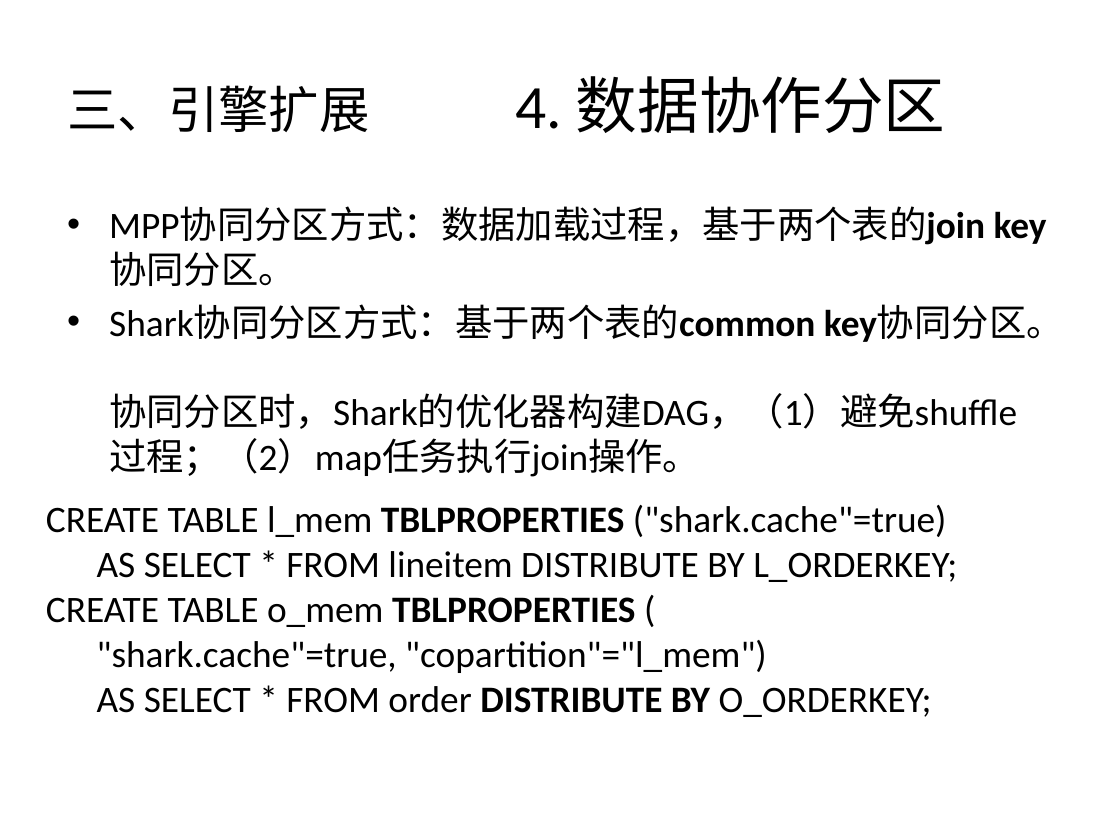
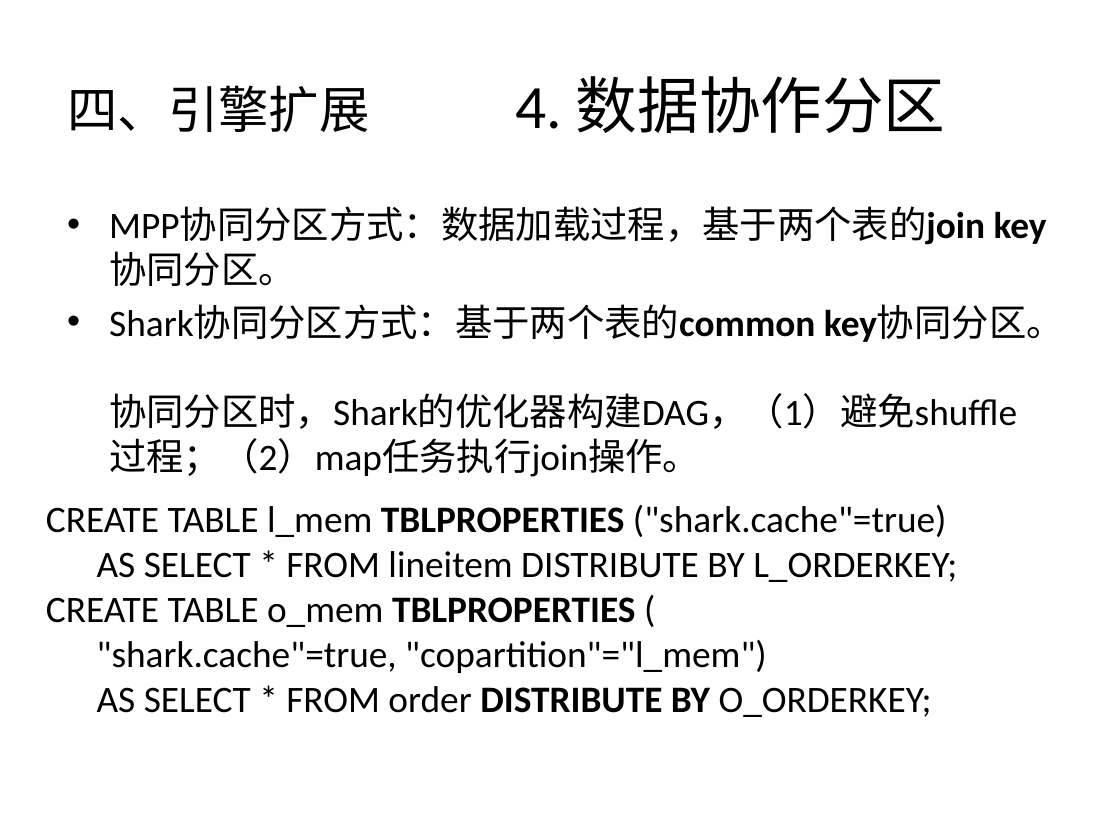
Before and after one commit to wuxingdexian/seminar, a slide deck: slide 40 of Shark SQL and Rich Analytics at Scale.pptx (slide 36 before the commit). Drawn at 1120x840 pixels with LibreOffice and Linux fonts; fonts in the diff are those of the drawing. Boxes give left, top, right and bottom in pixels: in the first picture for what was removed or moved away, otherwise in the second. Text is boxed around its words. In the diff, an @@ line names an element or a change of style, - is before the commit and + after.

```diff
--- a/Shark SQL and Rich Analytics at Scale.pptx
+++ b/Shark SQL and Rich Analytics at Scale.pptx
@@ title at (x1=67, y1=76, x2=946, y2=133): text changed @@
-三、引擎扩展 4. 数据协作分区
+四、引擎扩展 4. 数据协作分区
```
Also in this commit, not shown: 18 other slides changed, 8 slides added.
